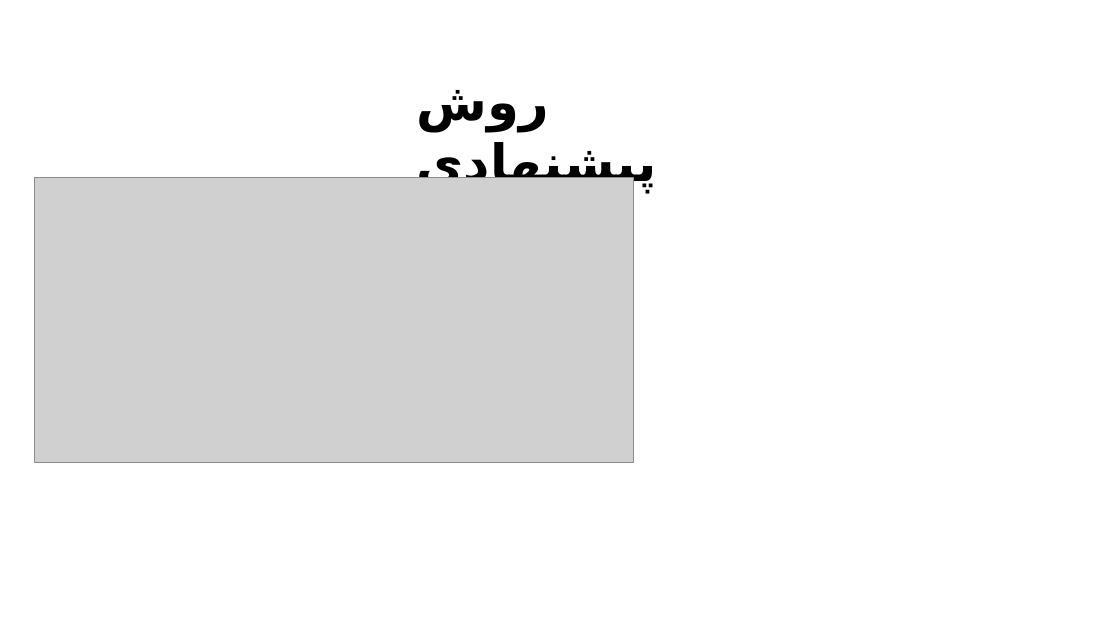
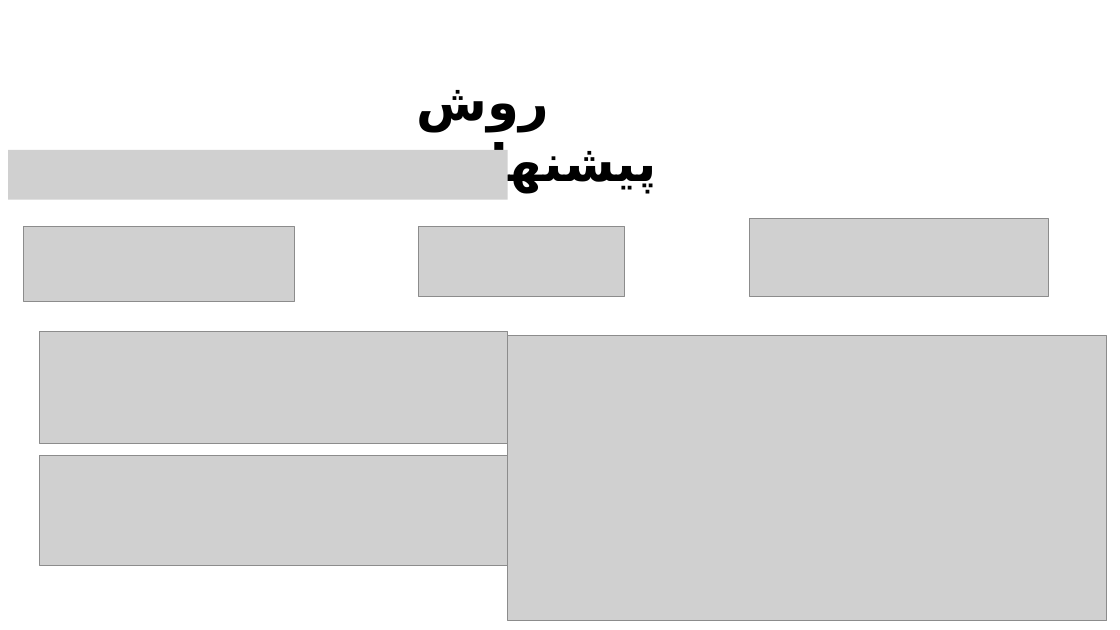
Before and after one commit to Masoud-Fatemi/Thesis-Present, a slide deck: slide 21 of present.pptx. Drawn at 1120x630 pixels with LibreOffice and Linux fonts; fonts in the diff are those of the drawing; grey boxes stand for pictures. Boxes give left, top, right and bottom in pixels: in the first picture for what was removed or moved away, otherwise in the second. Text is boxed around its words. In the diff, an @@ line names an element or a change of style, - is before the commit and + after.

```diff
--- a/present.pptx
+++ b/present.pptx
@@ picture added at [8, 150, 508, 199] @@
@@ picture added at [24, 227, 294, 302] @@
@@ picture added at [418, 227, 625, 297] @@
@@ picture added at [749, 218, 1049, 297] @@
@@ picture added at [39, 332, 508, 444] @@
@@ picture: place and size @@
-picture at [34, 177, 634, 463]
+picture at [507, 335, 1107, 621]
@@ picture added at [39, 455, 508, 565] @@
```
Also in this commit, not shown: 15 other slides changed, 10 slides added, 59 other files.
